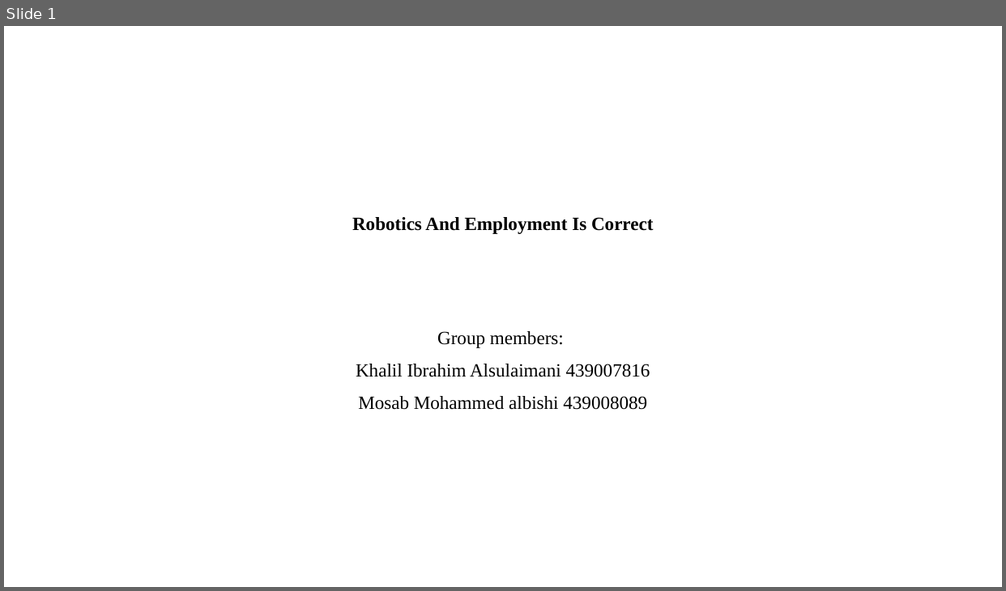
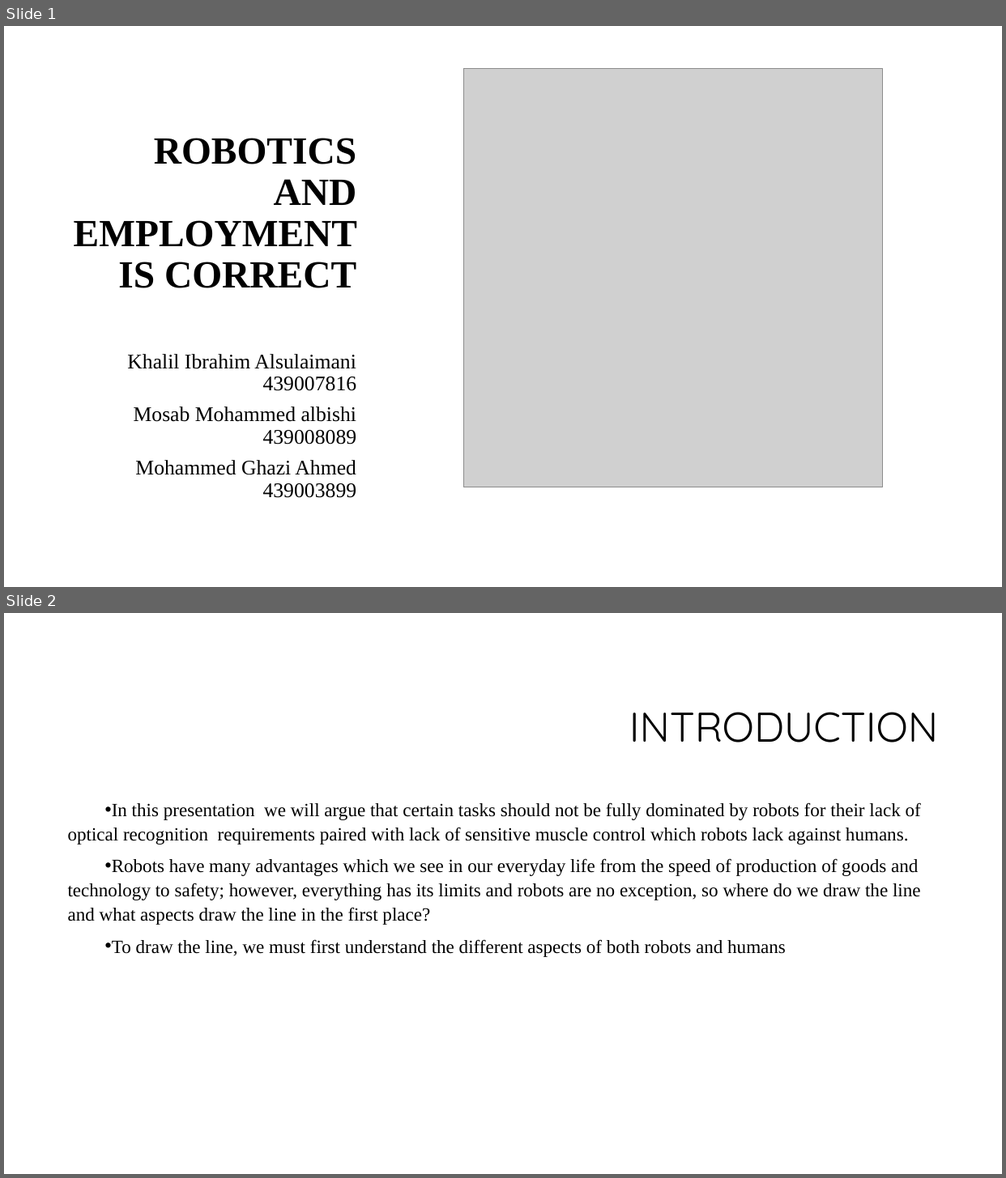
Before and after one commit to khalilAlsulaimani/Computers-And-Society-Project, a slide deck: Research Presntation.pptx. Shown one above the other, each under a label of ours: slide 1 before the commit, slides 1 and 2 after it. The pictures are 1006x591 and 1006x1178 pixels, drawn with LibreOffice and Linux fonts; fonts in the diff are those of the drawing; grey boxes stand for pictures; background and template pictures are left out. Boxes give left, top, right and bottom in pixels: in the first picture for what was removed or moved away, otherwise in the second. Text is boxed around its words. In the diff, an @@ line names an element or a change of style, - is before the commit and + after.

```diff
--- a/Research Presntation.pptx
+++ b/Research Presntation.pptx
@@ slide 2 added at bbox=[4, 613, 1002, 1174], background #FFFFFF @@
@@ title added at bbox=[629, 712, 939, 743], 40 pt, text #000000 @@
+INTRODUCTION
@@ text added at bbox=[68, 803, 921, 957], 18 pt, text #000000 @@
+• In this presentation we will argue that certain tasks should not be fully dominated by robots for their lack of optical recognition requirements paired with lack of sensitive muscle control which robots lack against humans.
+• Robots have many advantages which we see in our everyday life from the speed of production of goods and technology to safety; however, everything has its limits and robots are no exception, so where do we draw the line and what aspects draw the line in the first place?
+• To draw the line, we must first understand the different aspects of both robots and humans
@@ slide 1 changed as well @@
@@ picture added at bbox=[463, 69, 882, 487] @@
@@ title at bbox=[74, 138, 357, 288]: text changed; size 18 to 37 pt @@
-Robotics And Employment Is Correct
+ROBOTICS AND EMPLOYMENT IS CORRECT
@@ subtitle at bbox=[437, 331, 564, 348]: paragraph removed @@
-Group members:
@@ subtitle "Khalil Ibrahim Alsulaimani 439007816": place and size @@
-subtitle "Khalil Ibrahim Alsulaimani 439007816" at bbox=[356, 331, 650, 410]
+subtitle "Khalil Ibrahim Alsulaimani 439007816" at bbox=[127, 354, 357, 498]
@@ subtitle at bbox=[127, 354, 357, 445]: size 18 to 20 pt in "Khalil Ibrahim Alsulaimani 439007816", "Mosab Mohammed albishi 439008089"; alignment centre to right; line spacing 1.07 to 0.9 @@
@@ subtitle at bbox=[135, 460, 357, 498]: paragraph added @@
+Mohammed Ghazi Ahmed 439003899
```
Also in this commit, not shown: 6 other slides added, 6 slides removed.
